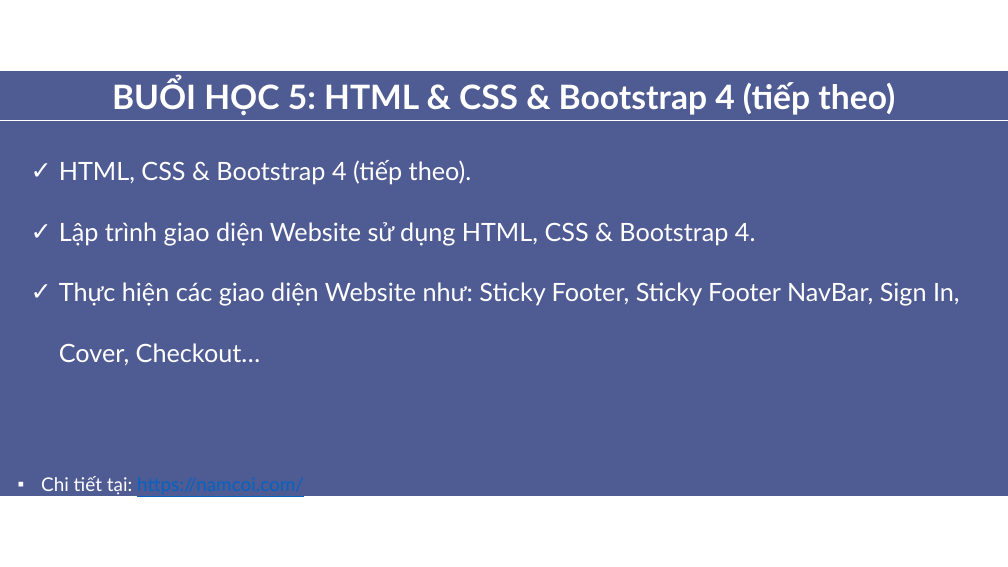
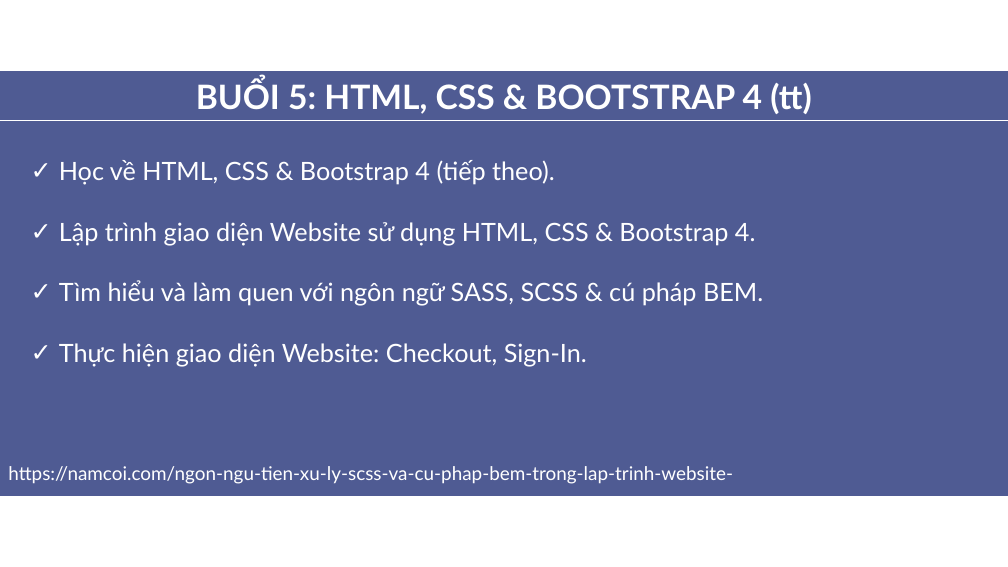
Before and after one commit to aptech-php/aptech-php-course, a slide deck: slide 7 of HTML-CSS-JS/nhap-mon-lap-trinh-web.pptx. Drawn at 1008x567 pixels with LibreOffice and Linux fonts; fonts in the diff are those of the drawing. Boxes give left, top, right and bottom in pixels: in the first picture for what was removed or moved away, otherwise in the second. Text is boxed around its words. In the diff, an @@ line names an element or a change of style, - is before the commit and + after.

```diff
--- a/HTML-CSS-JS/nhap-mon-lap-trinh-web.pptx
+++ b/HTML-CSS-JS/nhap-mon-lap-trinh-web.pptx
@@ text at [196, 80, 811, 114]: text changed @@
-BUỔI HỌC 5: HTML & CSS & Bootstrap 4 (tiếp theo)
+BUỔI 5: HTML, CSS & BOOTSTRAP 4 (tt)
@@ text at [59, 160, 555, 185]: text changed @@
-✓ HTML, CSS & Bootstrap 4 (tiếp theo).
+✓ Học về HTML, CSS & Bootstrap 4 (tiếp theo).
@@ text at [59, 280, 763, 367]: text changed @@
-✓ Thực hiện các giao diện Website như: Sticky Footer, Sticky Footer NavBar, Sign In, Cover, Checkout…
+✓ Tìm hiểu và làm quen với ngôn ngữ SASS, SCSS & cú pháp BEM.
+✓ Thực hiện giao diện Website: Checkout, Sign-In.
@@ text added at [8, 466, 733, 484], 18 pt, text #FFFFFF @@
+https://namcoi.com/ngon-ngu-tien-xu-ly-scss-va-cu-phap-bem-trong-lap-trinh-website-html-5/
@@ text removed at [41, 476, 304, 495] @@
-▪ Chi tiết tại: https://namcoi.com/
```
Also in this commit, not shown: 7 other slides changed, 10 slides added, 17 other files.
